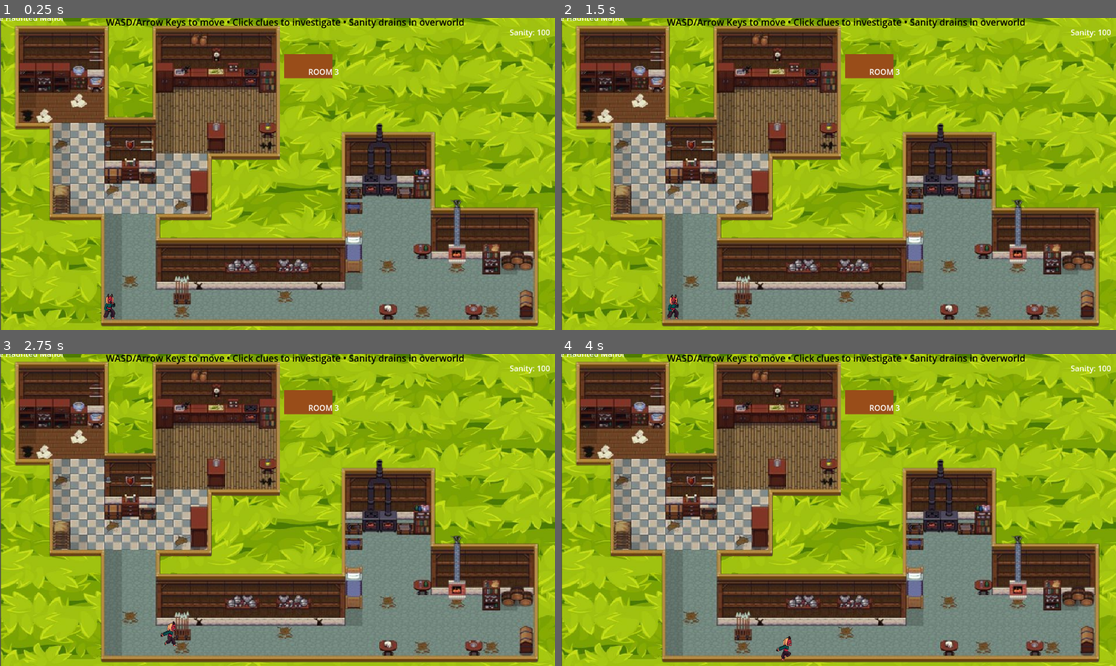
Above: before the commit, frames 1-4 (two rows, left to right).
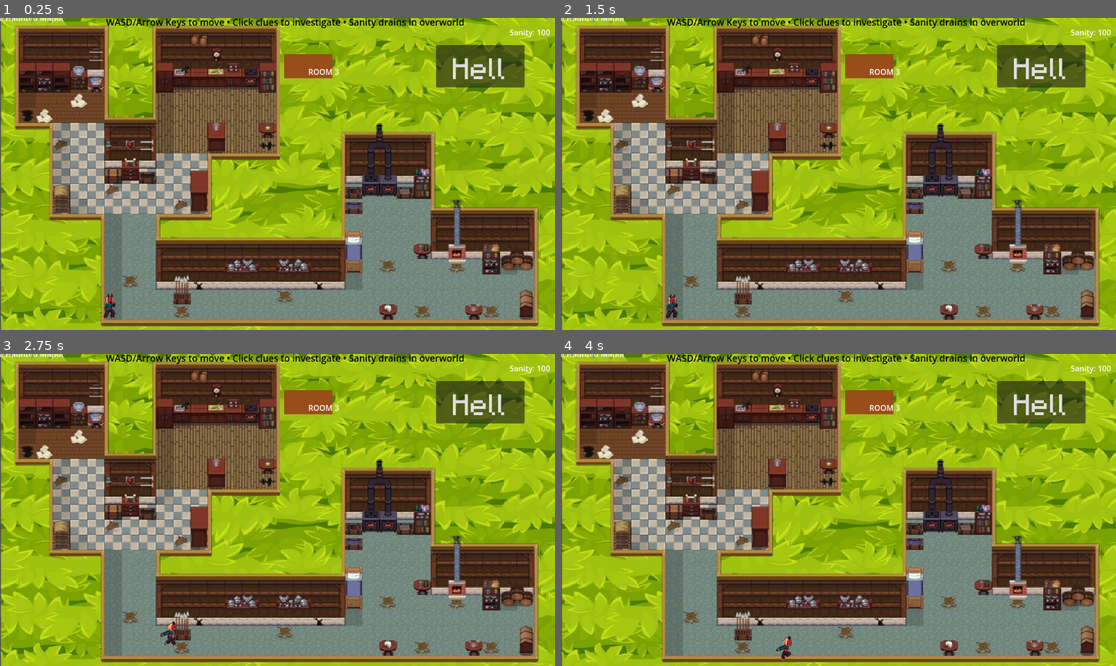
Above: after the commit, the same moments.

Repository: ShauryaVatsal/DaydreamGamejam
Game: Godot game, scene res://scenes/MainGame.tscn
Two runs of this game, one before a commit and one after it. Both use one fixed random seed, a clock stepped at 60 frames per second and the inputs below.
Inputs (mouse positions are in pixels of both pictures, inside the frame that each line leads up to):
- Up to frame 1 (0.25 s): no input
- Up to frame 2 (1.5 s): click (1043, 64) at 0.5 s, where only the run after the commit has a clickable "Hell"; click (993, 267) at 1.25 s, where only the run after the commit has a clickable "Real World"
- Up to frame 3 (2.75 s): tap Enter at 2 s; hold Right (Right) from 2.03 s (still down); tap Up (Jump) at 2.27 s
- Up to frame 4 (4 s): release Right (Right) at 2.78 s; hold Down (Down) 2.78-3.53 s; tap Up (Jump) at 3.02 s; hold Right (Right) from 3.53 s (still down)

The runs differ from the first frame. In frame 1, 2.2% of the frame differs, in the area x 78-95%, y 8-23%; in frame 2, 2.3%, in the area x 18-95%, y 8-97%; in frame 3, 2.2%; in frame 4, 2.2%.

Commit message:
san decrease over time

Diff:
--- a/scenes/MainGame.tscn
+++ b/scenes/MainGame.tscn
@@ -1,12 +1,14 @@
-[gd_scene load_steps=54 format=3 uid="uid://ce7o6w3i6dmq2"]
-
-[ext_resource type="Script" uid="uid://cxmrihrqnodi6" path="res://scripts/area_2d.gd" id="1_7fyak"]
-[ext_resource type="Script" uid="uid://bwawscerxtm8j" path="res://scenes/player.gd" id="1_t4bxf"]
+[gd_scene load_steps=56 format=3 uid="uid://ce7o6w3i6dmq2"]
+
+[ext_resource type="Script" path="res://scripts/area_2d.gd" id="1_7fyak"]
+[ext_resource type="Script" path="res://scenes/player.gd" id="1_t4bxf"]
 [ext_resource type="Texture2D" uid="uid://cwwqr6mv43s3r" path="res://assets/29a39f6d55f61dc9bd058ff5954629d8914ee249-removebg-preview.png" id="2_xej52"]
 [ext_resource type="Texture2D" uid="uid://cb20rnhvc1spg" path="res://assets/seamless-texture-cartoon-grass-green-plants-pattern-for-wallpaper-illustration-backdrop-organic-background-for-the-game-gui-vector.jpg" id="3_t4bxf"]
 [ext_resource type="Texture2D" uid="uid://bbxt8gsj8kn8i" path="res://assets/flippedghots.png" id="3_x628s"]
-[ext_resource type="Script" uid="uid://c2ixw65qnt6bl" path="res://scripts/area_2_dextra.gd" id="4_fpdtd"]
+[ext_resource type="Script" path="res://scripts/area_2_dextra.gd" id="4_fpdtd"]
 [ext_resource type="Texture2D" uid="uid://b83887wtw8y1t" path="res://assets/Free-Ghost-Pixel-Art-Sprite-Sheets2-Photoroom.png" id="4_x628s"]
+[ext_resource type="FontFile" uid="uid://bj50db75v5c4b" path="res://assets/pixelfont.ttf" id="8_7f7ne"]
+[ext_resource type="Script" uid="uid://dgrk5xfdbttsw" path="res://scenes/worldbutton.gd" id="9_rtryj"]
 
 [sub_resource type="RectangleShape2D" id="RectangleShape2D_t4bxf"]
 size = Vector2(39.40119, 273.52942)
@@ -746,5 +748,15 @@
 position = Vector2(-408, 229)
 shape = SubResource("CapsuleShape2D_x628s")
 
+[node name="PlayButton" type="Button" parent="."]
+offset_left = 905.0
+offset_top = 56.0
+offset_right = 1089.0
+offset_bottom = 144.0
+theme_override_fonts/font = ExtResource("8_7f7ne")
+theme_override_font_sizes/font_size = 100
+text = "Hell"
+script = ExtResource("9_rtryj")
+
 [connection signal="body_entered" from="Overworld/Room1Door/Area2D" to="Overworld/Room1Door/Area2D" method="_on_body_entered"]
 [connection signal="body_entered" from="Overworld/Room2Door/Area2Dextra" to="Overworld/Room1Door/Area2D" method="_on_area_2_dextra_body_entered"]
--- /dev/null
+++ b/scenes/worldbutton.gd
@@ -0,0 +1,8 @@
+extends Button
+
+func _ready() -> void:
+	pressed.connect(play)
+
+func play():
+	get_tree().change_scene_to_file("res://scenes/hell.tscn")
+	Globals.turnplace(true)
--- a/scripts/Globals.gd
+++ b/scripts/Globals.gd
@@ -8,8 +8,10 @@
 	set_sanity(100)
 
 
+
 func set_sanity(amount):
 	sanity = amount
+	print("san changed")
 	sanity_changed.emit(sanity)
 
 func get_sanity():
--- a/scripts/Sanity.gd
+++ b/scripts/Sanity.gd
@@ -5,3 +5,7 @@
 
 func _ready():
 	Globals.connect("sanity_changed", update_bar)
+
+func _process(delta: float) -> void:
+	value = Globals.get_sanity()
+	print("updating sanity")
Not shown, added: scenes/worldbutton.gd.uid
